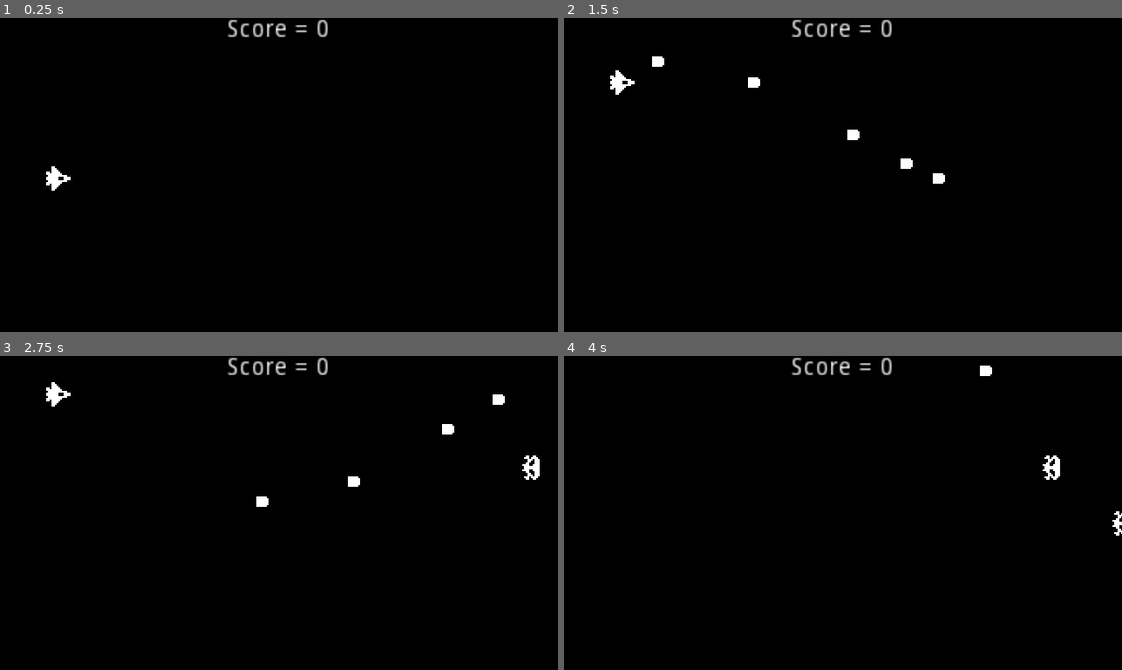
Above: before the commit, frames 1-4 (two rows, left to right).
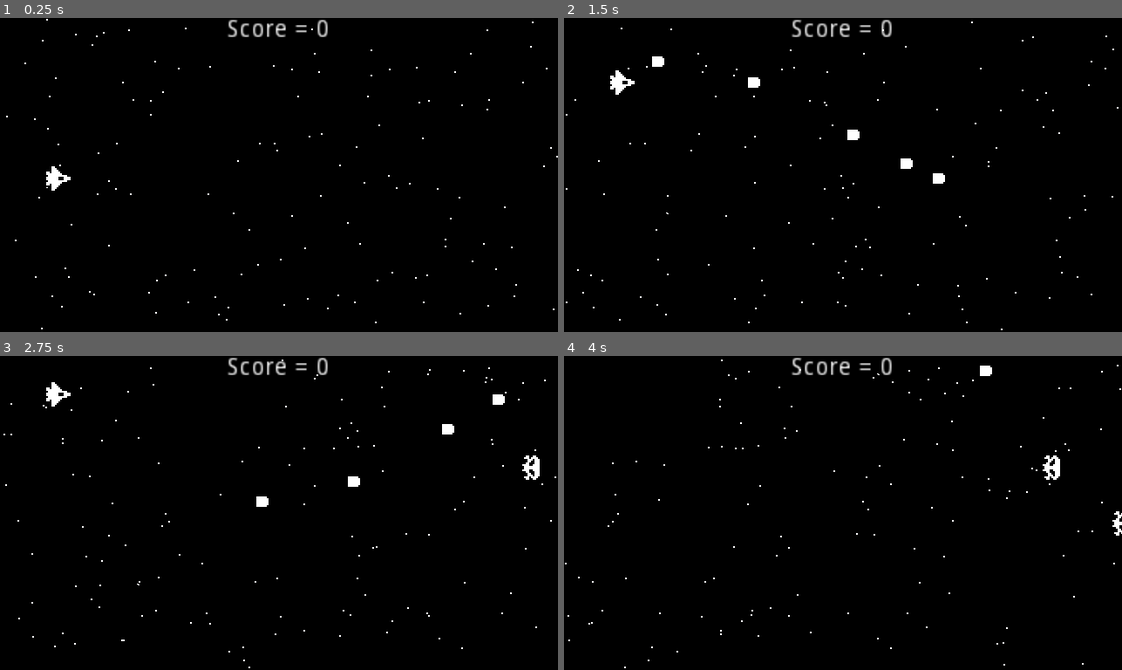
Above: after the commit, the same moments.

Repository: jamesnathanan/Godot_projects
Game: Godot game, scene res://World.tscn
The game is run twice, just before and just after one commit, with the same random seed, the same clock (stepped at 60 frames per second) and the same inputs.
Inputs:
- Up to frame 1 (0.25 s): no input
- Up to frame 2 (1.5 s): tap Enter (ui_accept) at 0.5, 0.6, 0.77, 1.07, 1.35 s; hold Up (ui_up) 0.53-1.28 s; hold Down (ui_down) from 1.28 s (still down)
- Up to frame 3 (2.75 s): tap Enter (ui_accept) at 1.52, 1.82, 2.1 s; release Down (ui_down) at 2.03 s; hold Up (ui_up) from 2.03 s (still down)
- Up to frame 4 (4 s): tap Enter (ui_accept) at 2.85, 3.02, 3.32, 3.6, 3.77 s; release Up (ui_up) at 3.53 s; hold Down (ui_down) from 3.53 s (still down)

The runs differ from the first frame. In frame 1, 0.2% of the frame differs, in the area x 1-100%, y 0-100%; in frame 2, 0.2%; in frame 3, 0.2%; in frame 4, 0.2%.

Commit message:
add particle effect

Diff:
--- a/Space Shooter/Enemy.gd
+++ b/Space Shooter/Enemy.gd
@@ -11,19 +11,24 @@
 
 
 func _on_Enemy_body_entered(body):
+	body.create_hit_effect()
 	body.queue_free()
 	ARMOR -= 1
 	if ARMOR <= 0:
-		var main = get_tree().current_scene
-		if main.is_in_group("World"):
-			main.score += 10
+		add_to_score()
+		create_explosion()
 		queue_free()
 
 
 func _on_VisibilityNotifier2D_screen_exited():
 	queue_free()
 
-func _exit_tree():
+func add_to_score():
+	var main = get_tree().current_scene
+	if main.is_in_group("World"):
+		main.score += 10
+
+func create_explosion():
 	var main = get_tree().current_scene
 	var explosionEffect = ExplosionEffect.instance()
 	main.add_child(explosionEffect)
--- a/Space Shooter/ExplosionEffect.tscn
+++ b/Space Shooter/ExplosionEffect.tscn
@@ -1,6 +1,7 @@
-[gd_scene load_steps=3 format=2]
+[gd_scene load_steps=4 format=2]
 
 [ext_resource path="res://Explosion.png" type="Texture" id=1]
+[ext_resource path="res://Explode.wav" type="AudioStream" id=2]
 
 [sub_resource type="Animation" id=1]
 resource_name = "Explode"
@@ -39,3 +40,8 @@
 [node name="AnimationPlayer" type="AnimationPlayer" parent="."]
 autoplay = "Explode"
 anims/Explode = SubResource( 1 )
+
+[node name="ExplodeSound" type="AudioStreamPlayer2D" parent="."]
+stream = ExtResource( 2 )
+volume_db = -35.785
+autoplay = true
--- /dev/null
+++ b/Space Shooter/HitEffect.tscn
@@ -0,0 +1,64 @@
+[gd_scene load_steps=4 format=2]
+
+[ext_resource path="res://Hit.wav" type="AudioStream" id=1]
+
+[sub_resource type="ParticlesMaterial" id=1]
+emission_shape = 1
+emission_sphere_radius = 2.0
+flag_disable_z = true
+spread = 180.0
+gravity = Vector3( 0, 0, 0 )
+initial_velocity = 50.0
+initial_velocity_random = 1.0
+angular_velocity = 4.58393e-41
+orbit_velocity = 0.0
+orbit_velocity_random = 0.0
+
+[sub_resource type="Animation" id=4]
+resource_name = "Hit"
+length = 0.4
+tracks/0/type = "value"
+tracks/0/path = NodePath("HitParticles:emitting")
+tracks/0/interp = 1
+tracks/0/loop_wrap = true
+tracks/0/imported = false
+tracks/0/enabled = true
+tracks/0/keys = {
+"times": PoolRealArray( 0 ),
+"transitions": PoolRealArray( 1 ),
+"update": 1,
+"values": [ true ]
+}
+tracks/1/type = "method"
+tracks/1/path = NodePath(".")
+tracks/1/interp = 1
+tracks/1/loop_wrap = true
+tracks/1/imported = false
+tracks/1/enabled = true
+tracks/1/keys = {
+"times": PoolRealArray( 0.4 ),
+"transitions": PoolRealArray( 1 ),
+"values": [ {
+"args": [  ],
+"method": "queue_free"
+} ]
+}
+
+[node name="HitEffect" type="Node2D"]
+
+[node name="HitSound" type="AudioStreamPlayer" parent="."]
+stream = ExtResource( 1 )
+volume_db = -31.312
+autoplay = true
+
+[node name="HitParticles" type="Particles2D" parent="."]
+emitting = false
+amount = 6
+lifetime = 0.4
+one_shot = true
+explosiveness = 1.0
+process_material = SubResource( 1 )
+
+[node name="AnimationPlayer" type="AnimationPlayer" parent="."]
+autoplay = "Hit"
+anims/Hit = SubResource( 4 )
--- /dev/null
+++ b/Space Shooter/Laser.gd
@@ -0,0 +1,17 @@
+extends RigidBody2D
+
+const HitEffect = preload("res://HitEffect.tscn")
+
+onready var laserSound = $LaserSound
+
+func _ready():
+	laserSound.play()
+
+
+
+
+func create_hit_effect():
+	var main = get_tree().current_scene
+	var hitEffect = HitEffect.instance()
+	main.add_child(hitEffect)
+	hitEffect.global_position = global_position
--- /dev/null
+++ b/Space Shooter/Laser.tscn
@@ -0,0 +1,29 @@
+[gd_scene load_steps=5 format=2]
+
+[ext_resource path="res://Laser.gd" type="Script" id=1]
+[ext_resource path="res://Laser.png" type="Texture" id=2]
+[ext_resource path="res://Laser.wav" type="AudioStream" id=3]
+
+[sub_resource type="RectangleShape2D" id=1]
+extents = Vector2( 4.44971, 3.99637 )
+
+[node name="Laser" type="RigidBody2D"]
+gravity_scale = 0.0
+linear_velocity = Vector2( 200, 0 )
+script = ExtResource( 1 )
+
+[node name="Sprite" type="Sprite" parent="."]
+texture = ExtResource( 2 )
+
+[node name="Collision" type="CollisionShape2D" parent="."]
+position = Vector2( 0.482128, 0 )
+shape = SubResource( 1 )
+
+[node name="VisibilityNotifier2D" type="VisibilityNotifier2D" parent="."]
+position = Vector2( 0.5, 2.38419e-07 )
+scale = Vector2( 0.45, 0.4 )
+
+[node name="LaserSound" type="AudioStreamPlayer" parent="."]
+stream = ExtResource( 3 )
+volume_db = -27.494
+[connection signal="screen_exited" from="VisibilityNotifier2D" to="." method="queue_free"]
--- a/Space Shooter/Ship.gd
+++ b/Space Shooter/Ship.gd
@@ -1,6 +1,6 @@
 extends Area2D
 const ExplosionEffect = preload("res://ExplosionEffect.tscn")
-const Bullet = preload("res://Bullet.tscn")
+const Laser = preload("res://Laser.tscn")
 
 export(int) var SPEED = 100
 
@@ -11,13 +11,13 @@
 		position.y += SPEED * delta
 
 	if Input.is_action_just_pressed("ui_accept"):
-		fire_bullet()
+		fire_laser()
 
-func fire_bullet():
-	var bullet = Bullet.instance()
+func fire_laser():
+	var laser = Laser.instance()
 	var main = get_tree().current_scene
-	main.add_child(bullet)
-	bullet.global_position = global_position
+	main.add_child(laser)
+	laser.global_position = global_position
 
 
 
--- a/Space Shooter/World.tscn
+++ b/Space Shooter/World.tscn
@@ -1,8 +1,20 @@
-[gd_scene load_steps=4 format=2]
+[gd_scene load_steps=5 format=2]
 
 [ext_resource path="res://World.gd" type="Script" id=1]
 [ext_resource path="res://Ship.tscn" type="PackedScene" id=2]
 [ext_resource path="res://EnemySpawner.tscn" type="PackedScene" id=3]
+
+[sub_resource type="ParticlesMaterial" id=1]
+emission_shape = 2
+emission_box_extents = Vector3( 0, 90, 1 )
+flag_disable_z = true
+spread = 0.0
+gravity = Vector3( 0, 0, 0 )
+initial_velocity = -100.0
+initial_velocity_random = 0.5
+angular_velocity = 0.114353
+orbit_velocity = 0.0
+orbit_velocity_random = 0.0
 
 [node name="World" type="Node" groups=[
 "World",
@@ -17,8 +29,16 @@
 "_edit_lock_": true
 }
 
+[node name="StarParticles" type="Particles2D" parent="."]
+position = Vector2( 320, 90 )
+amount = 200
+lifetime = 7.0
+preprocess = 7.0
+process_material = SubResource( 1 )
+
 [node name="Ship" parent="." instance=ExtResource( 2 )]
 position = Vector2( 33.3887, 91.8853 )
+z_index = 1
 
 [node name="EnemySpawner" parent="." instance=ExtResource( 3 )]
 position = Vector2( 320, 0 )
Binary file added: Space Shooter/Laser.png
Not shown, added: Space Shooter/Laser.png.import
